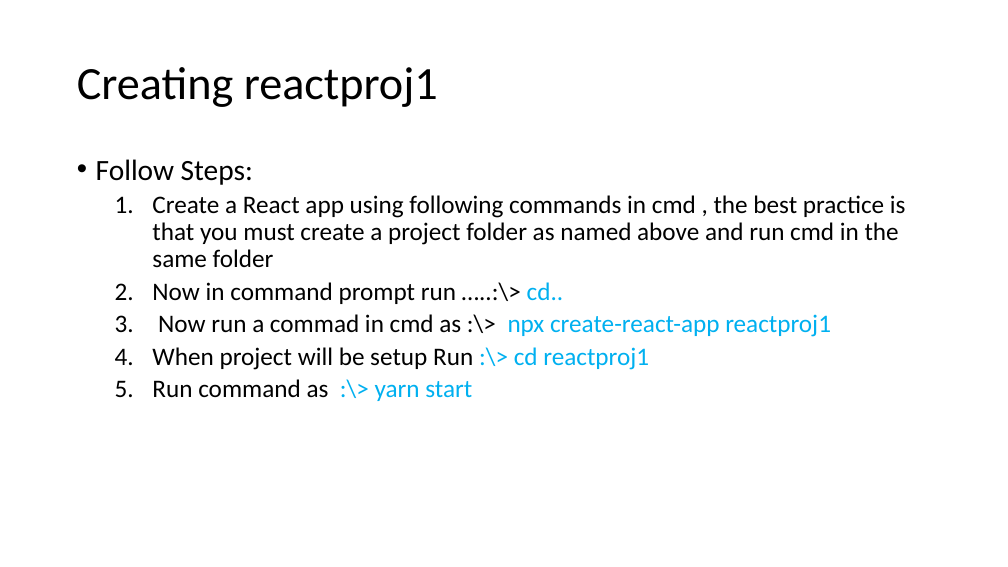
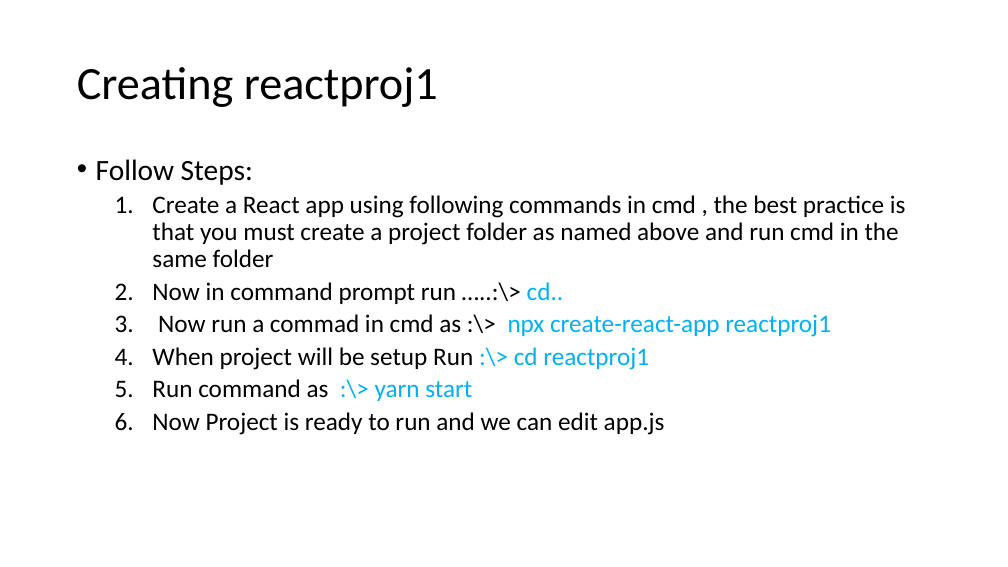
Before and after one commit to gqadirdepar/reactproj1, a slide deck: slide 2 of reactproj1.pptx. Drawn at 1008x567 pixels with LibreOffice and Linux fonts; fonts in the diff are those of the drawing. Boxes give left, top, right and bottom in pixels: in the first picture for what was removed or moved away, otherwise in the second. Text is boxed around its words. In the diff, an @@ line names an element or a change of style, - is before the commit and + after.

```diff
--- a/reactproj1.pptx
+++ b/reactproj1.pptx
@@ text at [152,412,665,435]: paragraph added @@
+  6. Now Project is ready to run and we can edit app.js
```
Also in this commit, not shown: 1 slide added.
